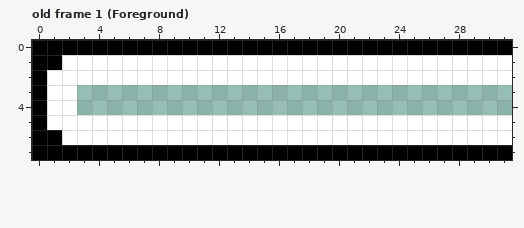
Two states of a pixel-art file, assets/jauge_foreground.aseprite. This is how it looked before the edit.
32x8 pixels, 1 frame. Shown: old frame 1 (Foreground).
After the commit:
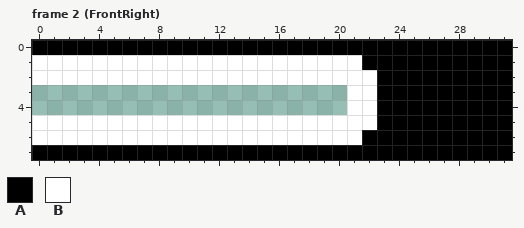
Palette (. is transparent): A #000000  B #ffffff
A new or re-ordered frame is compared with the old frame closest to it.
Author's note on the commit: add: input power jauge
What changed:
frames 1 -> 2
Frame 2 (FrontRight) is new; against old frame 1 (Foreground):
y 1: x 0..1 AA -> BB; x 22..31 BBBBBBBBBB -> AAAAAAAAAA
y 2: x 0 A -> B; x 23..31 BBBBBBBBB -> AAAAAAAAA
y 3..4: x 0..2 ABB -> ...; x 21..31 ........... -> BBAAAAAAAAA
y 5: x 0 A -> B; x 23..31 BBBBBBBBB -> AAAAAAAAA
y 6: x 0..1 AA -> BB; x 22..31 BBBBBBBBBB -> AAAAAAAAAA
Boxes around the changes in both pictures, in picture pixels (x1, y1, x2, y2):
changed: (32, 55, 77, 145)
changed: (347, 55, 512, 145)
